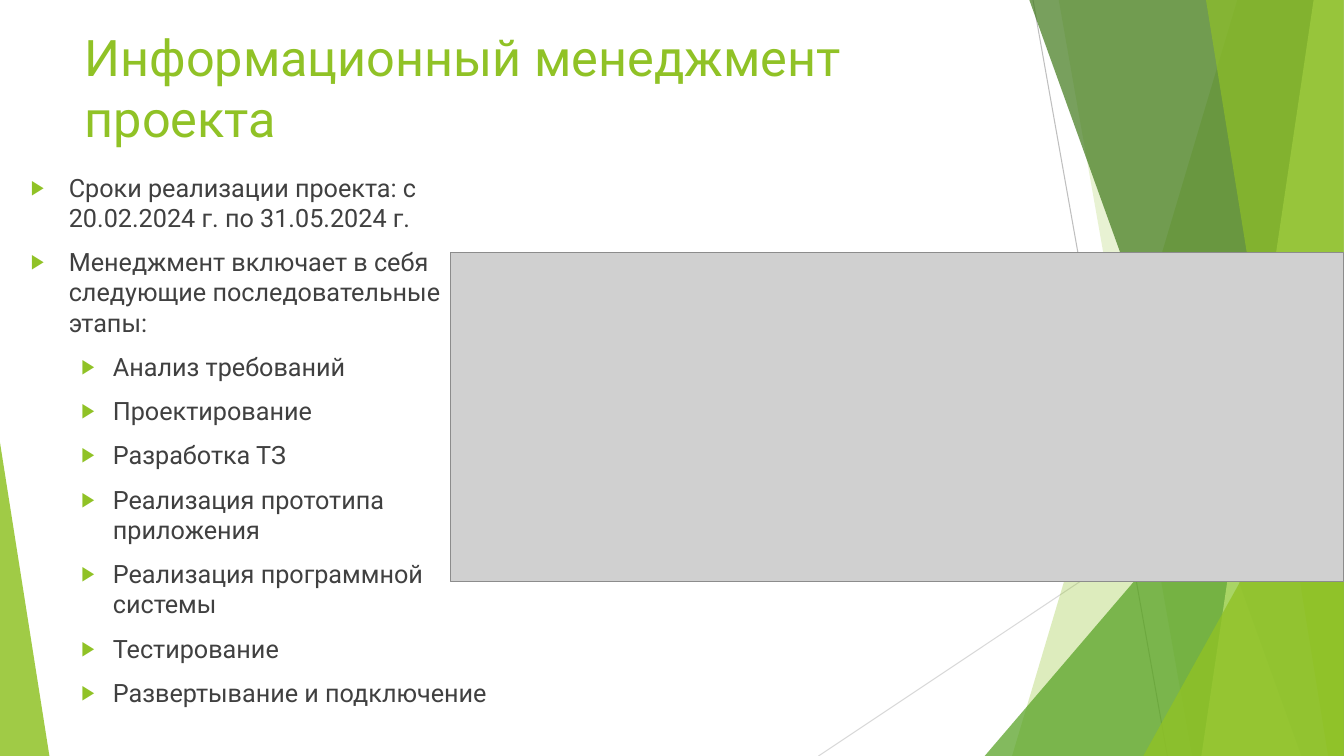
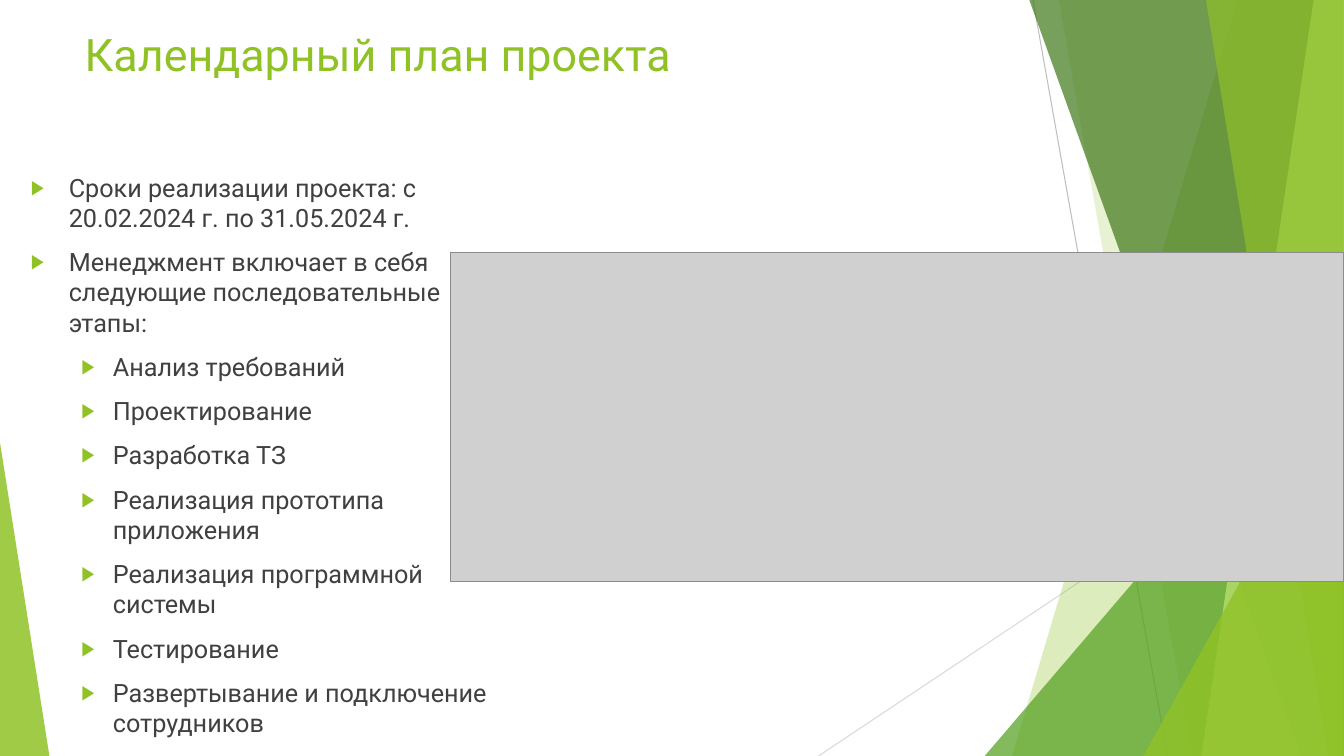
Before and after one commit to Tigeroff2002/Labs, a slide deck: slide 18 of Диплом/PRI-120-VKR-Presentation-Parakhin.pptx (slide 19 before the commit). Drawn at 1344x756 pixels with LibreOffice and Linux fonts; fonts in the diff are those of the drawing; grey boxes stand for pictures. Boxes give left, top, right and bottom in pixels: in the first picture for what was removed or moved away, otherwise in the second. Text is boxed around its words. In the diff, an @@ line names an element or a change of style, - is before the commit and + after.

```diff
--- a/Диплом/PRI-120-VKR-Presentation-Parakhin.pptx
+++ b/Диплом/PRI-120-VKR-Presentation-Parakhin.pptx
@@ title at bbox=[85, 38, 671, 80]: text changed; size 36 to 32 pt @@
-Информационный менеджмент проекта
+Календарный план проекта
@@ text at bbox=[113, 684, 486, 738]: text changed @@
-  ▶ Развертывание и подключение
+  ▶ Развертывание и подключение сотрудников
```
Also in this commit, not shown: 10 other slides changed, 3 slides added, 4 slides removed, 20 other files.
